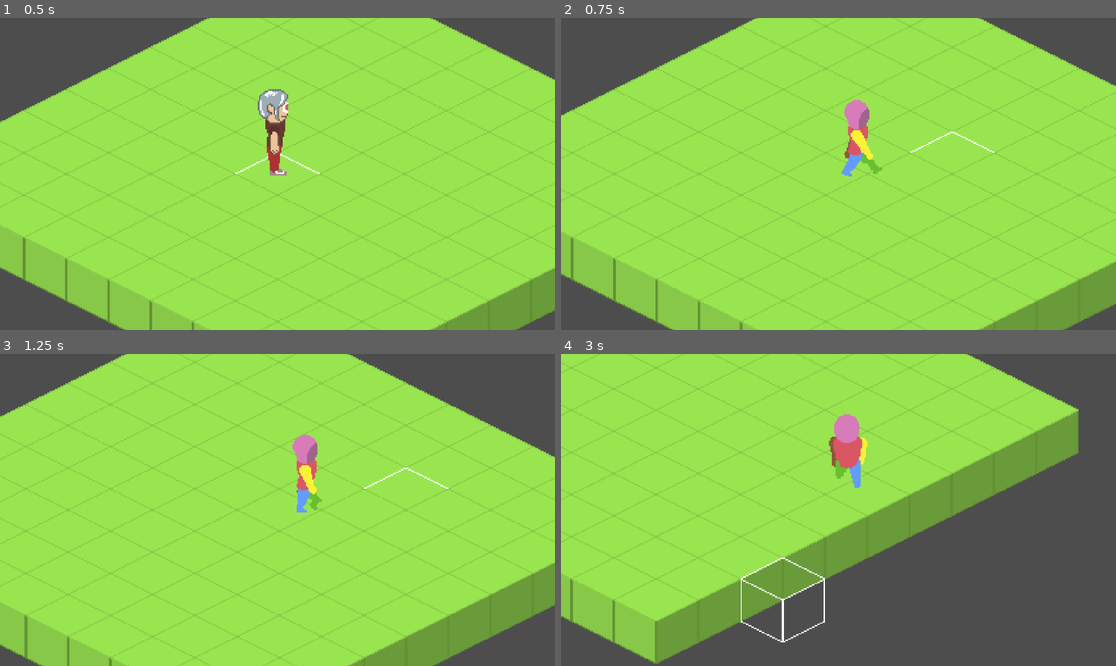
Above: before the commit, frames 1-4 (two rows, left to right).
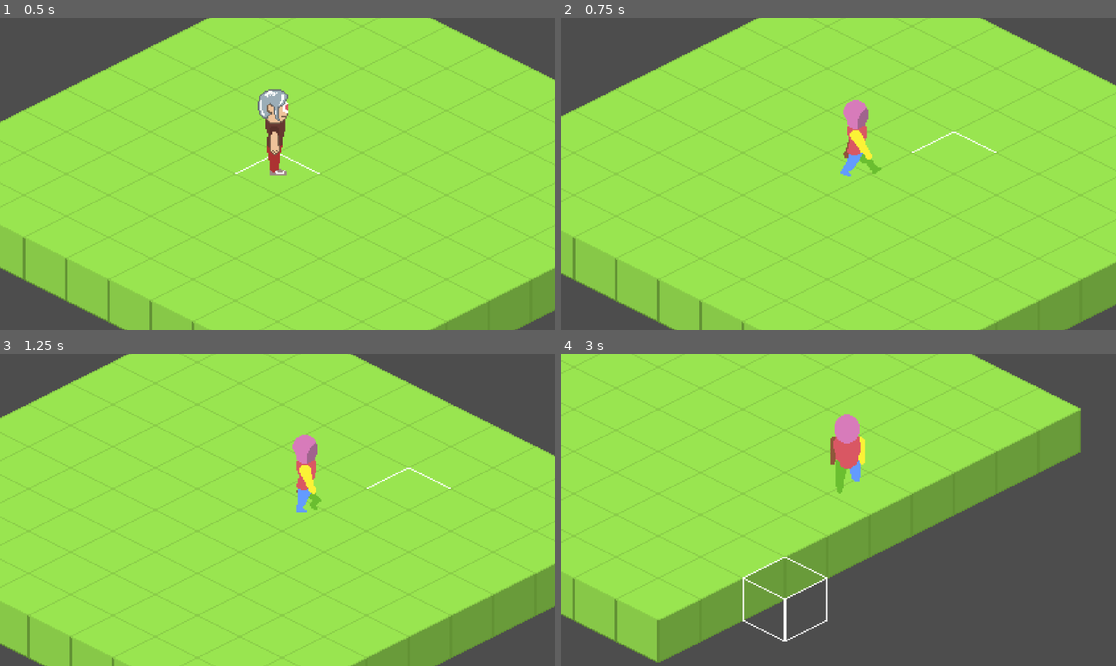
Above: after the commit, the same moments.

Repository: dinushkasam/twilight-memory
Game: Godot game, scene res://scenes/world/world.tscn
Two runs of this game, one before a commit and one after it. Both use one fixed random seed, a clock stepped at 60 frames per second and the inputs below.
Inputs (mouse positions are in pixels of both pictures, inside the frame that each line leads up to):
- Up to frame 1 (0.5 s): no input
- Up to frame 2 (0.75 s): tap Enter at 0.5 s; move the mouse to (960, 158) at 0.52 s; hold Right (ui_right) from 0.53 s (still down); click (960, 158) at 0.67 s
- Up to frame 3 (1.25 s): keep holding Right (ui_right)
- Up to frame 4 (3 s): move the mouse to (727, 525) at 1.27 s; release Right (ui_right) at 1.28 s; hold Down (ui_down) 1.28-2.03 s; move the mouse to (894, 441) at 2.02 s; hold Right (ui_right) 2.03-2.78 s; move the mouse to (810, 572) at 2.77 s; hold Up (ui_up) from 2.78 s (still down); click (810, 572) at 2.92 s

Frame 1 is identical in both runs. In frame 2, 1.1% of the frame differs, in the area x 0-100%, y 0-100%; in frame 3, 1.1%; in frame 4, 1.8%, in the area x 0-94%, y 0-100%.

Commit message:
feat: implement player state machine with idle and walking states

Diff:
--- a/scenes/player/player.tscn
+++ b/scenes/player/player.tscn
@@ -4,6 +4,9 @@
 [ext_resource type="Script" uid="uid://byol07mbcwnbv" path="res://scripts/player/player.gd" id="1_dovo2"]
 [ext_resource type="AnimationNodeBlendSpace2D" uid="uid://lbs1hcut2xnw" path="res://scenes/player/animations/idle_blend_space_2d.tres" id="3_lvxji"]
 [ext_resource type="AnimationNodeBlendSpace2D" uid="uid://cbtgc1ntexge6" path="res://scenes/player/animations/walking_blend_space_2d.tres" id="4_p47bc"]
+[ext_resource type="Script" uid="uid://dje0xp0r0237c" path="res://scripts/player/state_machine/player_state_machine.gd" id="5_75vfm"]
+[ext_resource type="Script" uid="uid://1l86kutuei71" path="res://scripts/player/state_machine/idle.gd" id="6_0owmy"]
+[ext_resource type="Script" uid="uid://hc3djtow3jbr" path="res://scripts/player/state_machine/walk.gd" id="7_0owmy"]
 
 [sub_resource type="RectangleShape2D" id="RectangleShape2D_gmlin"]
 size = Vector2(18, 8.5)
@@ -457,3 +460,15 @@
 
 [node name="AnimationPlayer" type="AnimationPlayer" parent="." unique_id=1696139121]
 libraries/ = SubResource("AnimationLibrary_p47bc")
+
+[node name="PlayerStateMachine" type="Node" parent="." unique_id=1417474306 node_paths=PackedStringArray("starting_state")]
+script = ExtResource("5_75vfm")
+starting_state = NodePath("Idle")
+
+[node name="Idle" type="Node" parent="PlayerStateMachine" unique_id=1575529890 node_paths=PackedStringArray("walk_state")]
+script = ExtResource("6_0owmy")
+walk_state = NodePath("../Walk")
+
+[node name="Walk" type="Node" parent="PlayerStateMachine" unique_id=376087366 node_paths=PackedStringArray("idle_state")]
+script = ExtResource("7_0owmy")
+idle_state = NodePath("../Idle")
--- /dev/null
+++ b/scripts/common/state.gd
@@ -0,0 +1,22 @@
+extends Node
+class_name State
+
+# The generic state class that will handle all the state logic
+
+# Hold a reference of the parents to make updates
+var parent: Node
+
+func enter() -> void:
+	pass
+
+func exit() -> void:
+	pass
+
+func process_input(_event: InputEvent) -> State:
+	return null
+
+func process_physics(_delta: float) -> State:
+	return null
+
+func process_frame(_delta: float) -> State:
+	return null
--- /dev/null
+++ b/scripts/common/state_machine.gd
@@ -0,0 +1,32 @@
+extends Node
+class_name StateMachine
+
+# This component will hold an instance of a parent object
+# Responsible for managing the state of the parent by delegating the active
+# state to child state nodes
+# Handle state transitions
+
+@export
+var starting_state: State
+var current_state: State
+
+# Initialize the state machine by giving each child a reference
+# to the parent object and initialize the default state.
+func init(_parent: Node) -> void:
+	pass
+
+# Change to a new state and call any exit logic on the current state
+func change_state(_new_state: State) -> void:
+	pass
+
+# Pass through functions for the parent to call
+# Each flow might return an optional new state
+# If a new state is returned, the state machine will handle the transition
+func process_physics(_delta: float) -> void:
+	pass
+
+func process_input(_event: InputEvent) -> void:
+	pass
+
+func process_frame(_delta: float) -> void:
+	pass
--- a/scripts/player/player.gd
+++ b/scripts/player/player.gd
@@ -1,6 +1,7 @@
 extends CharacterBody2D
 
 @export var animation_tree: AnimationTree
+@onready var player_state_machine: StateMachine = $PlayerStateMachine
 
 @export var move_speed := 120.0
 @export var acceleration := 1.0
@@ -16,7 +17,7 @@
 @export var player_direction: Direction
 @export var player_state: PlayerState
 
-var last_facing_direction: Vector2
+@export var last_facing_direction: Vector2
 var animation_vector: Vector2
 
 enum Direction {
@@ -37,37 +38,20 @@
 
 # Called when the node enters the scene tree for the first time.
 func _ready() -> void:
-	pass # Replace with function body.dd
+	player_state_machine.init(self)
 
 
 # Called every frame. 'delta' is the elapsed time since the previous frame.
-func _physics_process(_delta: float) -> void:
+func _physics_process(delta: float) -> void:
 	handle_input()
-	handle_movement()
 	update_grid_position()
-	update_animation()
+	player_state_machine.process_physics(delta)
 
+func _unhandled_input(event: InputEvent) -> void:
+	player_state_machine.process_input(event)
 
-func handle_movement():
-	animation_vector = Vector2(
-		(right - left),
-		(down - up)
-	)
-	var input_vector := Vector2(
-		animation_vector.x * tile_aspect.x,
-		animation_vector.y * tile_aspect.y
-	)
-
-	if input_vector != Vector2.ZERO:
-		input_vector = input_vector.normalized()
-		player_state = PlayerState.moving
-		player_direction = get_direction_from_vector(velocity)
-	else:
-		player_state = PlayerState.idle
-
-	velocity = input_vector * move_speed
-	move_and_slide()
-
+func _process(delta: float) -> void:
+	player_state_machine.process_frame(delta)
 
 func update_grid_position():
 	var world := get_parent().get_parent().get_node("GroundTileMapLayer") as TileMapLayer
@@ -80,15 +64,6 @@
 	left = Input.get_action_strength("ui_left")
 	right = Input.get_action_strength("ui_right")
 
-func update_animation():
-	var direction = animation_vector
-
-	if velocity.length() > 0:
-		# y needs to be negative because in 2D, up is negative
-		last_facing_direction = Vector2(direction.x, -direction.y)
-
-	animation_tree.set("parameters/Walking/blend_position", last_facing_direction)
-	animation_tree.set("parameters/Idle/blend_position", last_facing_direction)
 
 func get_direction_from_vector(v: Vector2) -> Direction:
 	if v == Vector2.ZERO:
--- /dev/null
+++ b/scripts/player/state_machine/idle.gd
@@ -0,0 +1,37 @@
+extends State
+
+@export
+var walk_state: State
+
+var movement_vector: Vector2
+
+func enter() -> void:
+	pass
+
+func exit() -> void:
+	pass
+
+func process_input(_event: InputEvent) -> State:
+	return null
+
+func process_physics(_delta: float) -> State:
+	var new_state = handle_movement()
+	parent.animation_tree.set("parameters/Idle/blend_position", parent.last_facing_direction)
+
+	return new_state if new_state else null
+
+func process_frame(_delta: float) -> State:
+	return null
+
+func handle_movement() -> State:
+	movement_vector = Vector2(
+		(parent.right - parent.left),
+		(parent.down - parent.up)
+	)
+
+	if movement_vector == Vector2.ZERO:
+		parent.velocity = movement_vector
+	else:
+		return walk_state
+
+	return null
--- /dev/null
+++ b/scripts/player/state_machine/player_state_machine.gd
@@ -0,0 +1,35 @@
+extends StateMachine
+
+
+func init(parent: Node) -> void:
+	for child in get_children():
+		child.parent = parent
+
+	# Initialize the default state
+	change_state(starting_state)
+
+# Change to a new state and call any exit logic on the current state
+func change_state(new_state: State) -> void:
+	if current_state:
+		current_state.exit()
+
+	current_state = new_state
+	current_state.enter()
+
+# Pass through functions for the parent to call
+# Each flow might return an optional new state
+# If a new state is returned, the state machine will handle the transition
+func process_physics(delta: float) -> void:
+	var new_state = current_state.process_physics(delta)
+	if new_state:
+		change_state(new_state)
+
+func process_input(event: InputEvent) -> void:
+	var new_state = current_state.process_input(event)
+	if new_state:
+		change_state(new_state)
+
+func process_frame(delta: float) -> void:
+	var new_state = current_state.process_frame(delta)
+	if new_state:
+		change_state(new_state)
--- /dev/null
+++ b/scripts/player/state_machine/walk.gd
@@ -0,0 +1,56 @@
+extends State
+
+@export
+var idle_state: State
+
+@export var move_speed := 120.0
+@export var acceleration := 1.0
+
+var movement_vector: Vector2
+
+func enter() -> void:
+	pass
+
+func exit() -> void:
+	pass
+
+func process_input(_event: InputEvent) -> State:
+	return null
+
+func process_physics(_delta: float) -> State:
+	var new_state = handle_movement()
+	update_animation()
+
+	return new_state if new_state else null
+
+func process_frame(_delta: float) -> State:
+	return null
+
+
+func handle_movement() -> State:
+	movement_vector = Vector2(
+		(parent.right - parent.left),
+		(parent.down - parent.up)
+	)
+
+	if movement_vector != Vector2.ZERO:
+		var input_vector := Vector2(
+			movement_vector.x * parent.tile_aspect.x,
+			movement_vector.y * parent.tile_aspect.y
+		)
+		input_vector = input_vector.normalized()
+
+		# y needs to be negative because in 2D, up is negative
+		parent.last_facing_direction = Vector2(
+			movement_vector.x,
+			-movement_vector.y
+		)
+
+		parent.velocity = input_vector * move_speed
+		parent.move_and_slide()
+		return null
+	else:
+		return idle_state
+
+func update_animation() -> void:
+	parent.animation_tree.set("parameters/Walking/blend_position", parent.last_facing_direction)
Not shown, added: scripts/common/state.gd.uid
Not shown, added: scripts/common/state_machine.gd.uid
Not shown, added: scripts/player/state_machine/idle.gd.uid
Not shown, added: scripts/player/state_machine/player_state_machine.gd.uid
Not shown, added: scripts/player/state_machine/walk.gd.uid
Not shown, changed: docs/06_devlog/devlog_2026_feb.md
